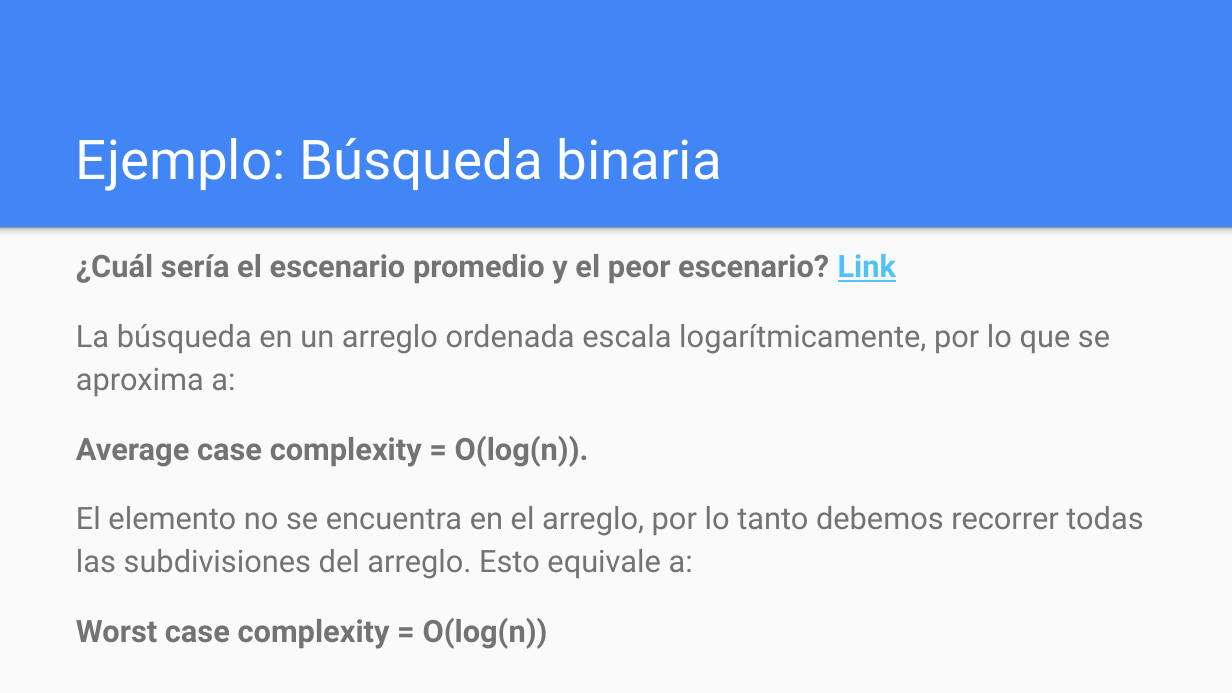
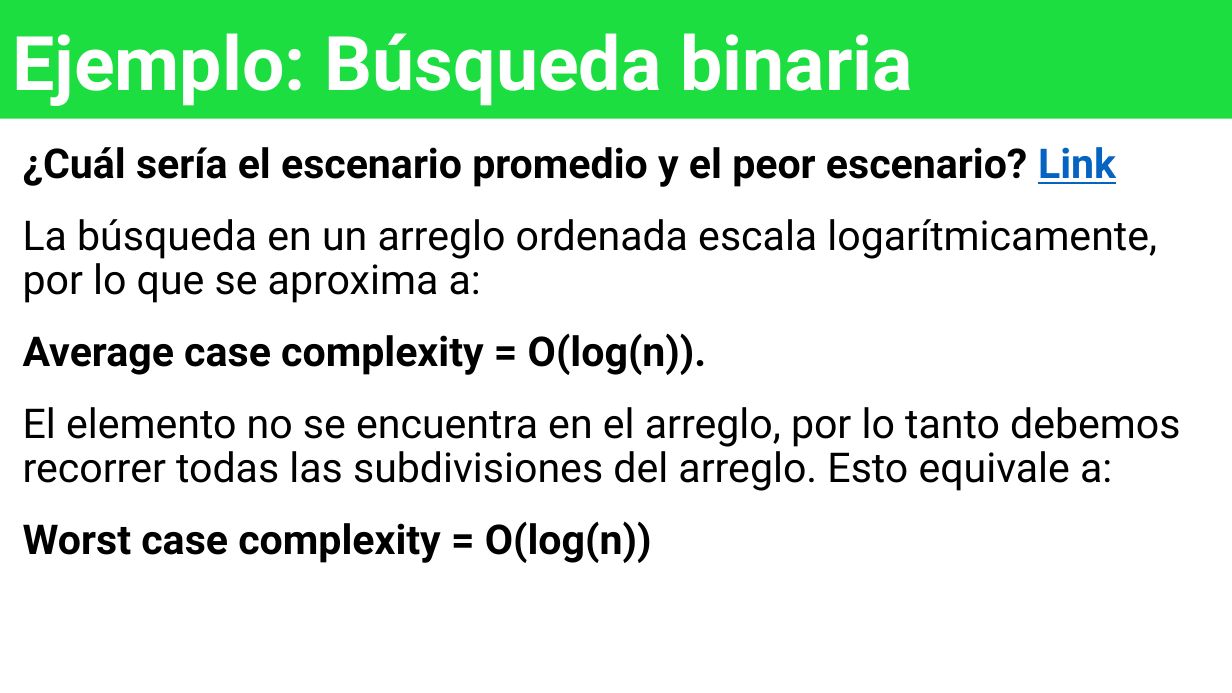
Before and after one commit to OMardil/INFO2, a slide deck: slide 25 of MOD09_Big_O/01 Presentacion/INFO2_MOD10-Análisis de Algoritmos.pptx (slide 14 before the commit). Drawn at 1232x693 pixels with LibreOffice and Linux fonts; fonts in the diff are those of the drawing. Boxes give left, top, right and bottom in pixels: in the first picture for what was removed or moved away, otherwise in the second. Text is boxed around its words. In the diff, an @@ line names an element or a change of style, - is before the commit and + after.

```diff
--- a/MOD09_Big_O/01 Presentacion/INFO2_MOD10-Análisis de Algoritmos.pptx
+++ b/MOD09_Big_O/01 Presentacion/INFO2_MOD10-Análisis de Algoritmos.pptx
@@ background #4285F4 to #FFFFFF @@
@@ title "Ejemplo: Búsqueda binaria": place and size @@
-title "Ejemplo: Búsqueda binaria" at [76, 138, 722, 191]
+title "Ejemplo: Búsqueda binaria" at [0, 0, 1232, 118]
@@ title "Ejemplo: Búsqueda binaria" at [0, 0, 1232, 118]: size 32 to 44 pt, bold on; line spacing 1 to 0.9; fill none to #1CDE41 @@
@@ text "¿Cuál sería el escenario promedio ...": place and size @@
-text "¿Cuál sería el escenario promedio ..." at [76, 254, 1143, 649]
+text "¿Cuál sería el escenario promedio ..." at [23, 147, 1180, 563]
@@ text "¿Cuál sería el escenario promedio ..." at [23, 147, 1180, 563]: size 18 to 24 pt, text colour #737373 to #000000; text colour #4FC3F7 to #0563C1 in "Link"; line spacing 1.15 to 0.9 @@
@@ rectangle removed at [0, 227, 1232, 692] @@
@@ rectangle removed at [0, 227, 1232, 241] @@
```
Also in this commit, not shown: 15 other slides changed, 15 slides added, 7 slides removed, 10 other files.
